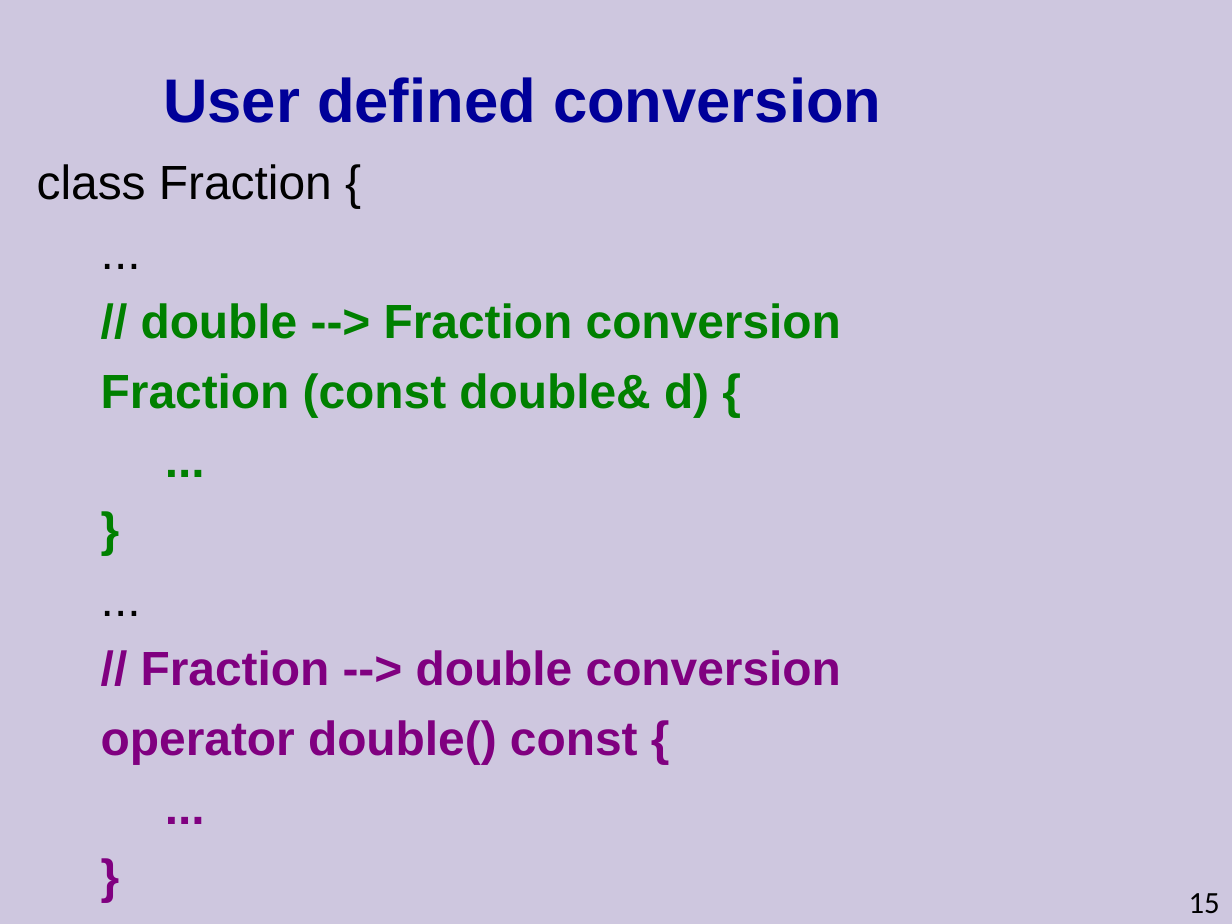
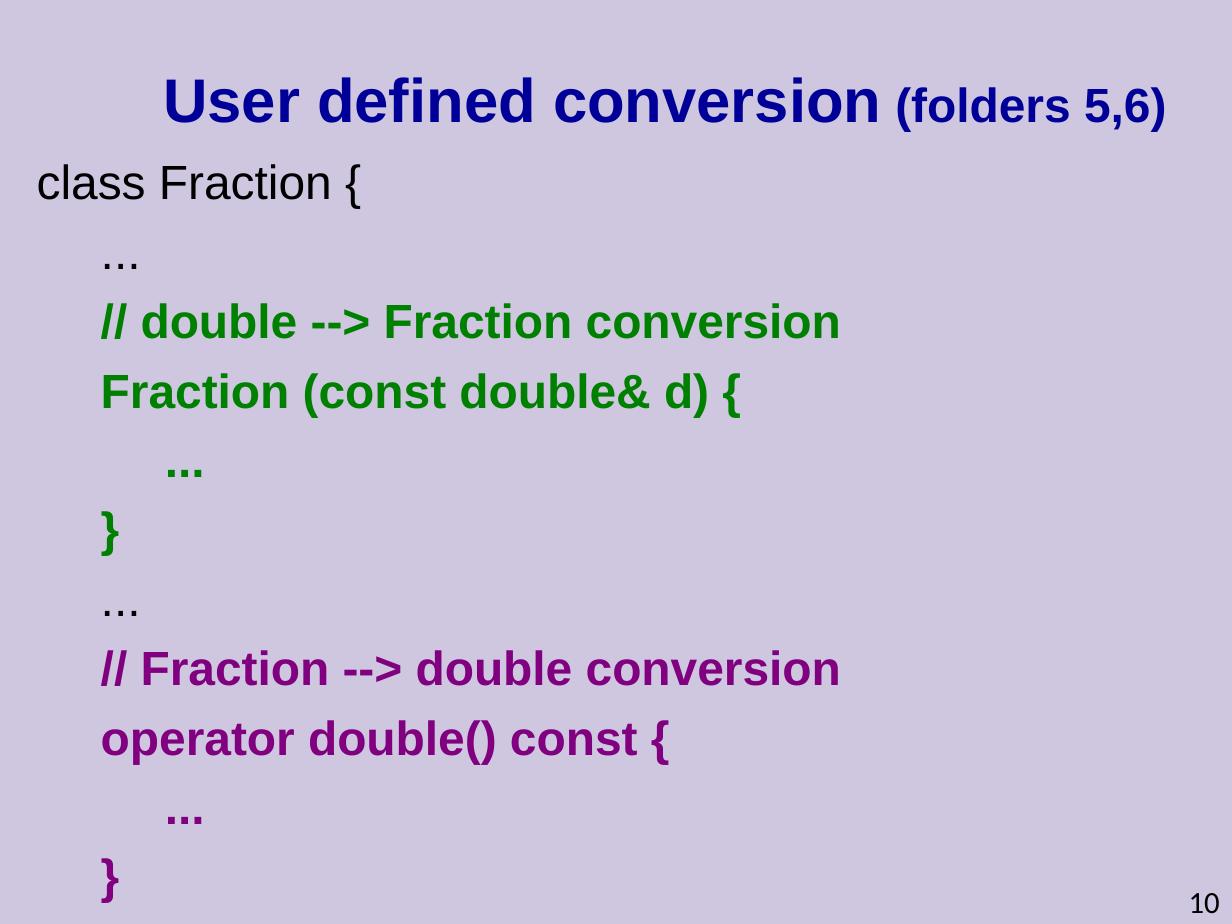
Before and after one commit to cpp-at-ariel/cpp-5778, a slide deck: slide 10 of week05-copy-friend/slides.odp (slide 15 before the commit). Drawn at 1232x924 pixels with LibreOffice and Linux fonts; fonts in the diff are those of the drawing. Boxes give left, top, right and bottom in pixels: in the first picture for what was removed or moved away, otherwise in the second. Text is boxed around its words. In the diff, an @@ line names an element or a change of style, - is before the commit and + after.

```diff
--- a/week05-copy-friend/slides.odp
+++ b/week05-copy-friend/slides.odp
@@ title at <box>163,77,1166,131</box>: text changed @@
-User defined conversion
+User defined conversion (folders 5,6)
@@ page number at <box>1189,893,1220,914</box>: text changed @@
-15
+10
```
Also in this commit, not shown: 3 other slides changed, 1 slide added, 5 slides removed, 23 other files.
